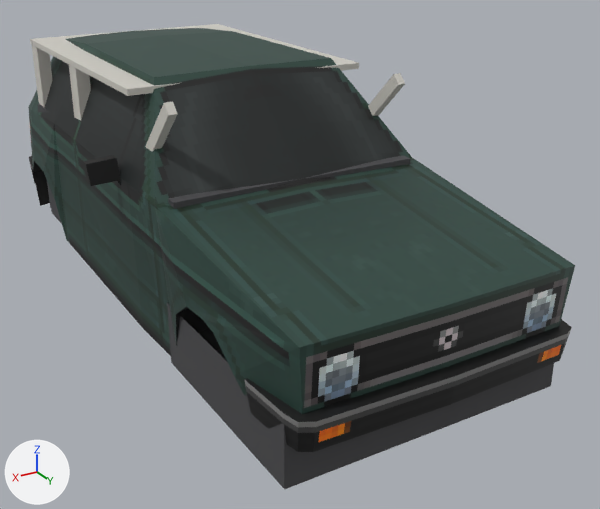
The glTF model assets/vehicles/hatch/hatch.glb as it was, and as the next commit left it.
Both versions are drawn from a 50 mm camera at (1.87, 3.88, 2.19) aimed at (-0.25, 0.36, 0.43). Arrows for +X, +Y and +Z are at lower left; the lights stay in place. The picture after the commit comes second. Vertices at exactly the same position are counted once.

The first picture shows 'bay', 'body', 'hood', 'interior'.
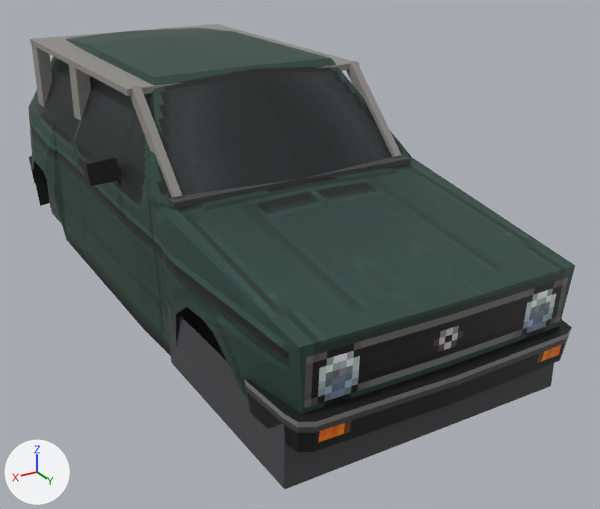
What differs and where, as boxes [x1, y1, x2, y2] in the pictures (600 x 509 px; the box of a moved part takes in the faces that stretch with it):
```json
{"object": "interior", "change": "recoloured, reshaped", "before": [30, 24, 410, 224], "after": [30, 24, 410, 224]}
{"part": 1, "of": "me_interior", "change": "moved or reshaped", "before": [368, 73, 405, 116], "after": [346, 61, 402, 158]}
{"part": 2, "of": "me_interior", "change": "moved or reshaped", "before": [145, 102, 177, 152], "after": [130, 86, 182, 198]}
```

Scene script edits in JSON lines:
```json
{"op": "set", "path": "mat_int_liner.base_color", "old": "(0.62, 0.6, 0.55)", "new": "(0.28, 0.27, 0.25)", "note": "light grey #cecbc4 -> grey #908e89"}
{"block": "me_interior", "where": "# used by ob_interior; location = (0.0, 0.0, 0.0)"}
{"op": "remove", "block": "me_interior", "code": "me_interior.from_pydata(...)  # 264 vertices, 340 faces; spans x -0.63..0.63, y -1.34..0.78, z 0.29..1.42"}
{"op": "add", "block": "me_interior", "code": "me_interior.from_pydata(...)  # 276 vertices, 360 faces; spans x -0.63..0.63, y -1.34..0.78, z 0.29..1.42"}
{"block": "me_interior", "change": "me_interior part 1: the loose piece of 8 vertices spanning x -0.6..-0.56, y 0.29..0.74, z 0.98..1.42 is turned 91.9 degrees about the x axis through its middle"}
{"block": "me_interior", "change": "me_interior part 2: the loose piece of 8 vertices spanning x 0.56..0.6, y 0.29..0.74, z 0.98..1.42 is turned 91.9 degrees about the x axis through its middle"}
{"block": "me_interior", "change": "other edits to the shape of me_interior do not show in these pictures"}
```
